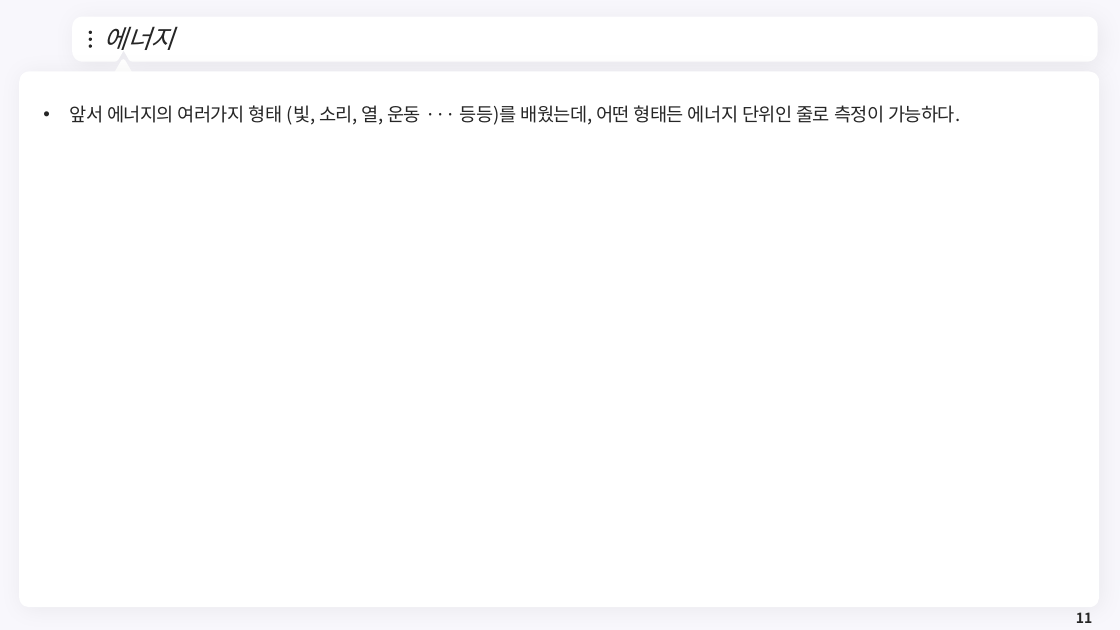
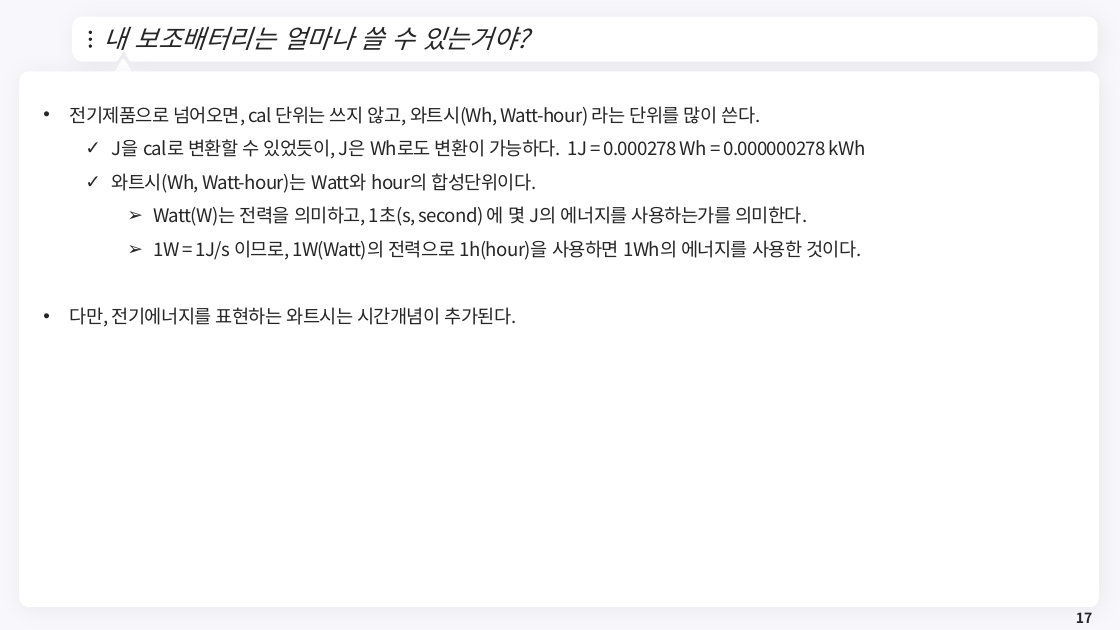
Before and after one commit to meandthey/Teaching, a slide deck: slide 17 of 에너지경제학/자원에너지경제학_Chapter_1.pptx (slide 11 before the commit). Drawn at 1120x630 pixels with LibreOffice and Linux fonts; fonts in the diff are those of the drawing; background and template pictures are left out. Boxes give left, top, right and bottom in pixels: in the first picture for what was removed or moved away, otherwise in the second. Text is boxed around its words. In the diff, an @@ line names an element or a change of style, - is before the commit and + after.

```diff
--- a/에너지경제학/자원에너지경제학_Chapter_1.pptx
+++ b/에너지경제학/자원에너지경제학_Chapter_1.pptx
@@ title at bbox=[104, 26, 528, 50]: text changed @@
-에너지
+내 보조배터리는 얼마나 쓸 수 있는거야?
@@ text at bbox=[70, 106, 866, 327]: text changed @@
-• 앞서 에너지의 여러가지 형태 (빛, 소리, 열, 운동 ··· 등등)를 배웠는데, 어떤 형태든 에너지 단위인 줄로 측정이 가능하다.
+• 전기제품으로 넘어오면, cal 단위는 쓰지 않고, 와트시(Wh, Watt-hour) 라는 단위를 많이 쓴다.
+  ✓ J을 cal로 변환할 수 있었듯이, J은 Wh로도 변환이 가능하다. 1J = 0.000278 Wh = 0.000000278 kWh
+  ✓ 와트시(Wh, Watt-hour)는 Watt와 hour의 합성단위이다.
+    ➢ Watt(W)는 전력을 의미하고, 1초(s, second) 에 몇 J의 에너지를 사용하는가를 의미한다.
+    ➢ 1W = 1J/s 이므로, 1W(Watt)의 전력으로 1h(hour)을 사용하면 1Wh의 에너지를 사용한 것이다.
+• 다만, 전기에너지를 표현하는 와트시는 시간개념이 추가된다.
@@ page number at bbox=[1076, 612, 1092, 623]: text changed @@
-11
+17
```
Also in this commit, not shown: 5 other slides changed, 6 slides added.
